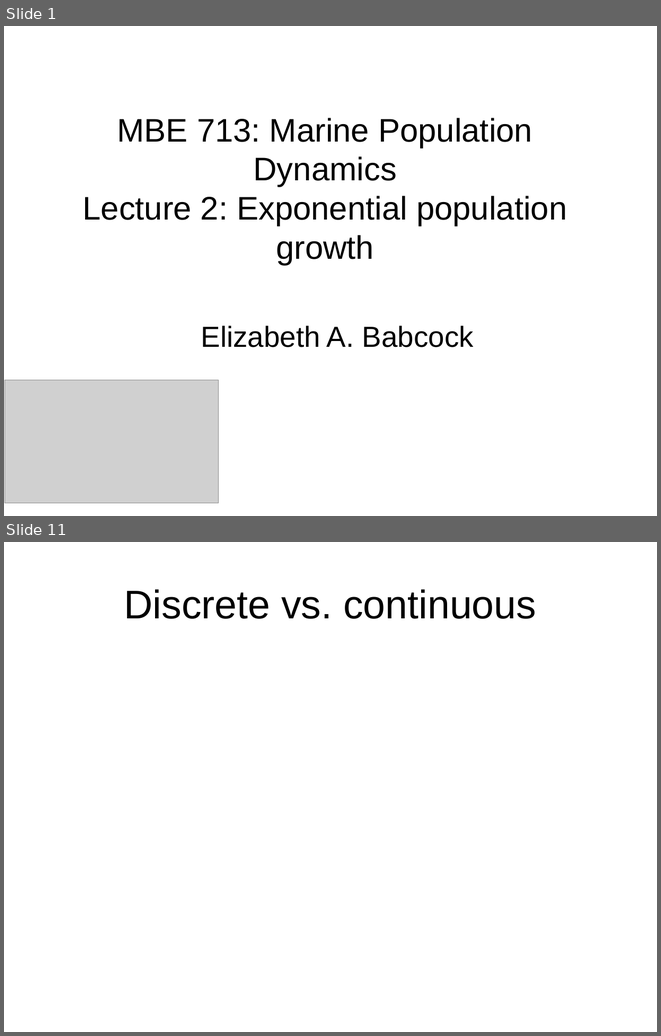
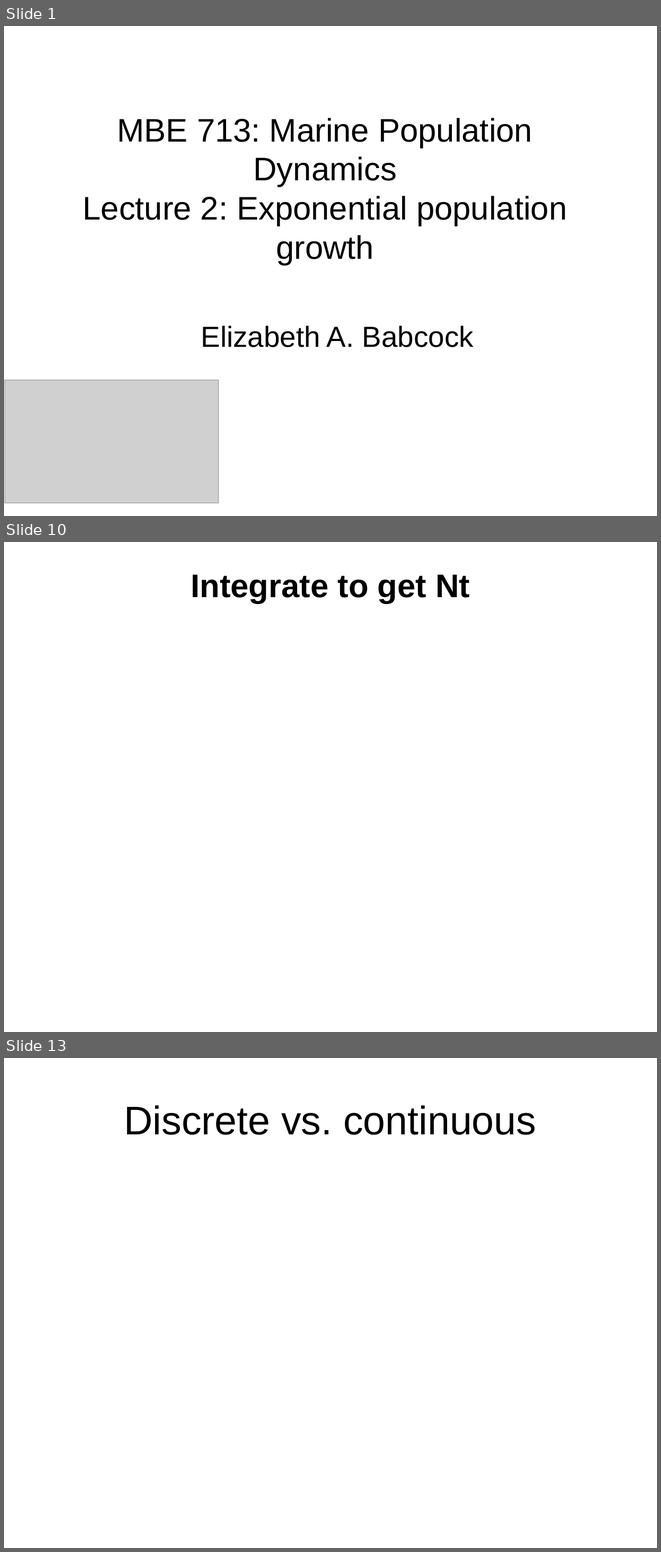
Before and after one commit to ebabcock/MBE713Population-Dynamics, a slide deck: Module3_exponential_growth/2.Exponential Growth.pptx. Shown one above the other, each under a label of ours: slides 1 and 11 before the commit, slides 1, 10 and 13 after it; the slides between them are not shown. The pictures are 661x1036 and 661x1552 pixels, drawn with LibreOffice and Linux fonts; fonts in the diff are those of the drawing; grey boxes stand for pictures. Boxes give left, top, right and bottom in pixels: in the first picture for what was removed or moved away, otherwise in the second. Text is boxed around its words. In the diff, an @@ line names an element or a change of style, - is before the commit and + after.

```diff
--- a/Module3_exponential_growth/2.Exponential Growth.pptx
+++ b/Module3_exponential_growth/2.Exponential Growth.pptx
@@ slide 10 added at bbox=[4, 542, 657, 1032], background #FFFFFF @@
@@ title added at bbox=[191, 574, 470, 603], 36 pt, text #000000, bold @@
+Integrate to get Nt
@@ what was slide 11 is now slide 13 @@
```
Also in this commit, not shown: 8 slides changed, 2 other slides added, 1 slide removed, 25 other files.
